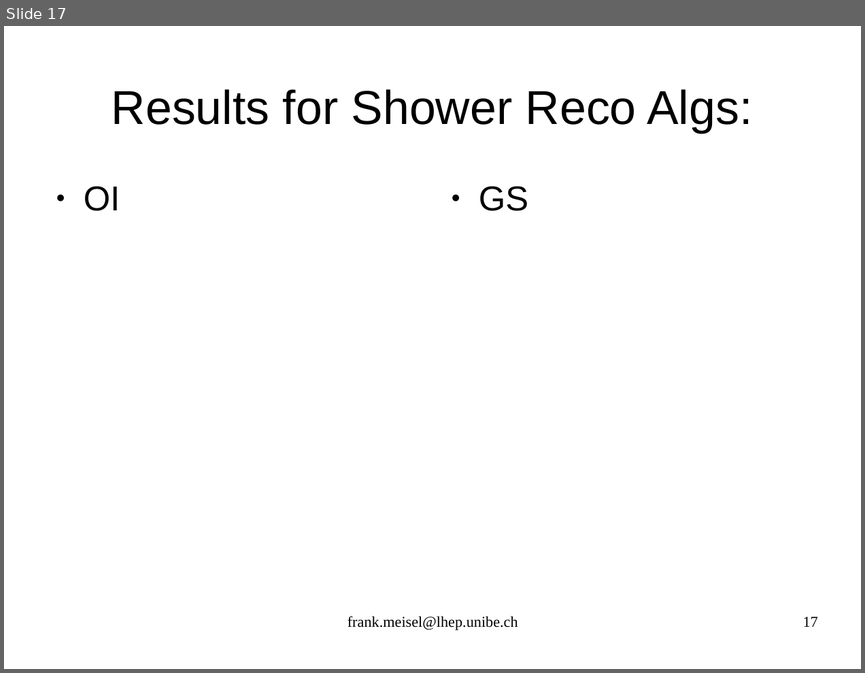
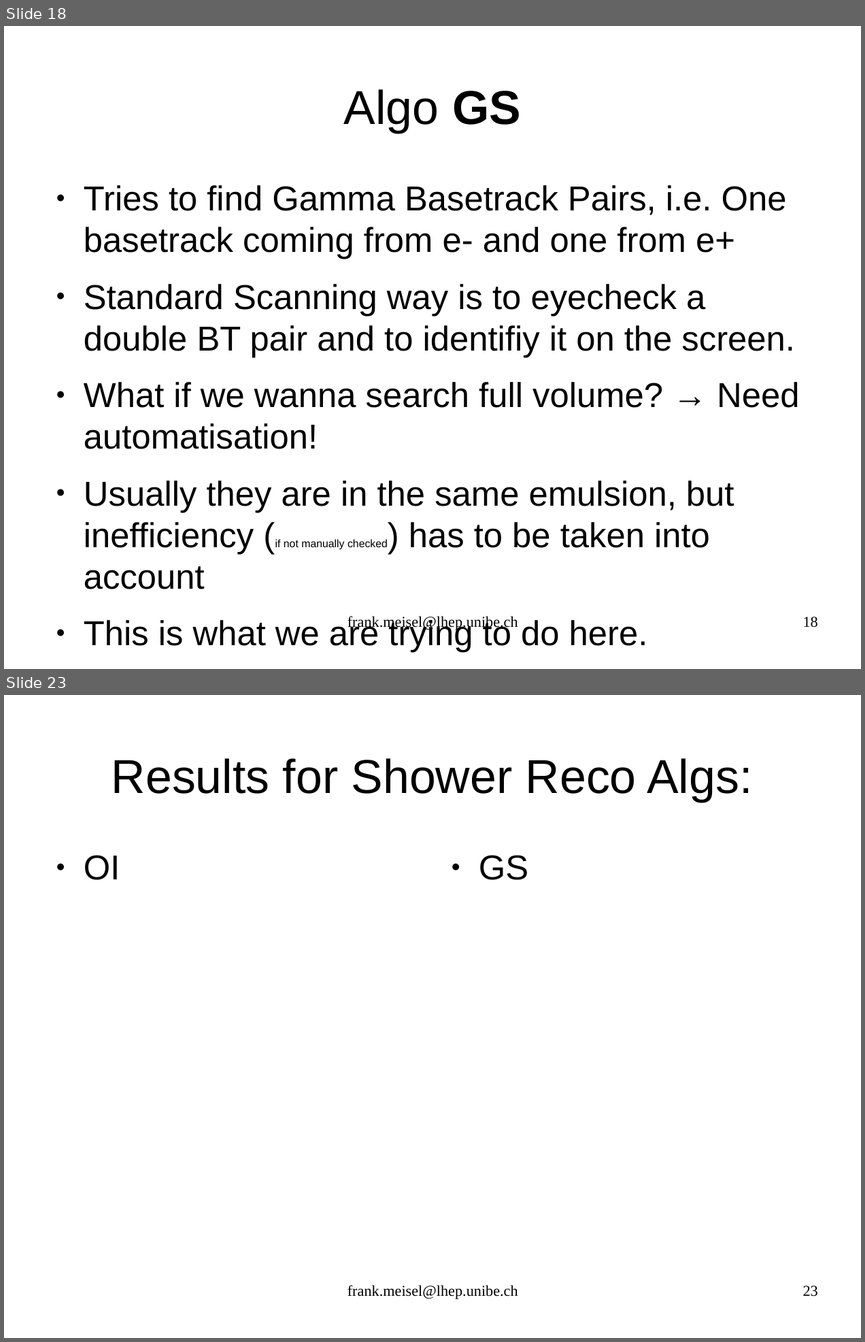
Before and after one commit to antonioiuliano2/fedra, a slide deck: src/libShower/documentation/libShowerMANUAL.odp. Shown one above the other, each under a label of ours: slide 17 before the commit, slides 18 and 23 after it; the slides between them are not shown. The pictures are 865x673 and 865x1342 pixels, drawn with LibreOffice and Linux fonts; fonts in the diff are those of the drawing. Boxes give left, top, right and bottom in pixels: in the first picture for what was removed or moved away, otherwise in the second. Text is boxed around its words. In the diff, an @@ line names an element or a change of style, - is before the commit and + after.

```diff
--- a/src/libShower/documentation/libShowerMANUAL.odp
+++ b/src/libShower/documentation/libShowerMANUAL.odp
@@ slide 18 added at (4,26,861,669), background #FFFFFF @@
@@ title added at (344,89,521,133), 44 pt, text #000000 @@
+Algo GS
@@ text added at (84,185,799,652), 32 pt, text #000000 @@
+● Tries to find Gamma Basetrack Pairs, i.e. One basetrack coming from e- and one from e+
+● Standard Scanning way is to eyecheck a double BT pair and to identifiy it on the screen.
+● What if we wanna search full volume? → Need automatisation!
+● Usually they are in the same emulsion, but inefficiency (if not manually checked) has to be taken into account
+● This is what we are trying to do here.
@@ text added at (347,616,518,630), 14 pt, text #000000 @@
+frank.meisel@lhep.unibe.ch
@@ page number added at (803,616,818,627), 14 pt, text #000000 @@
+18
@@ what was slide 17 is now slide 23 @@
@@ page number at (803,1285,818,1296): text changed @@
-17
+23
```
Also in this commit, not shown: 1 slide changed, 5 other slides added, 12 other files.
